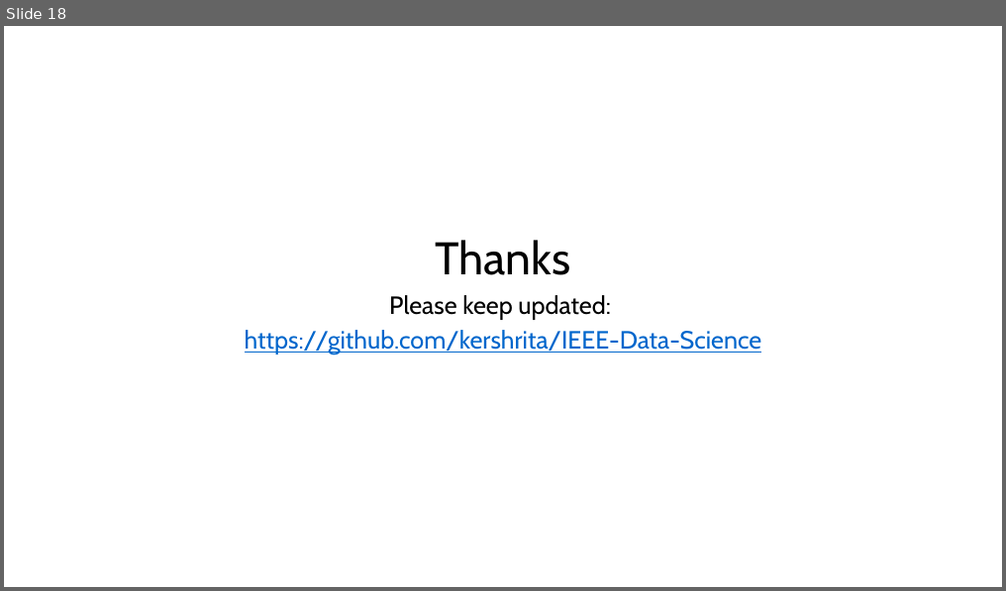
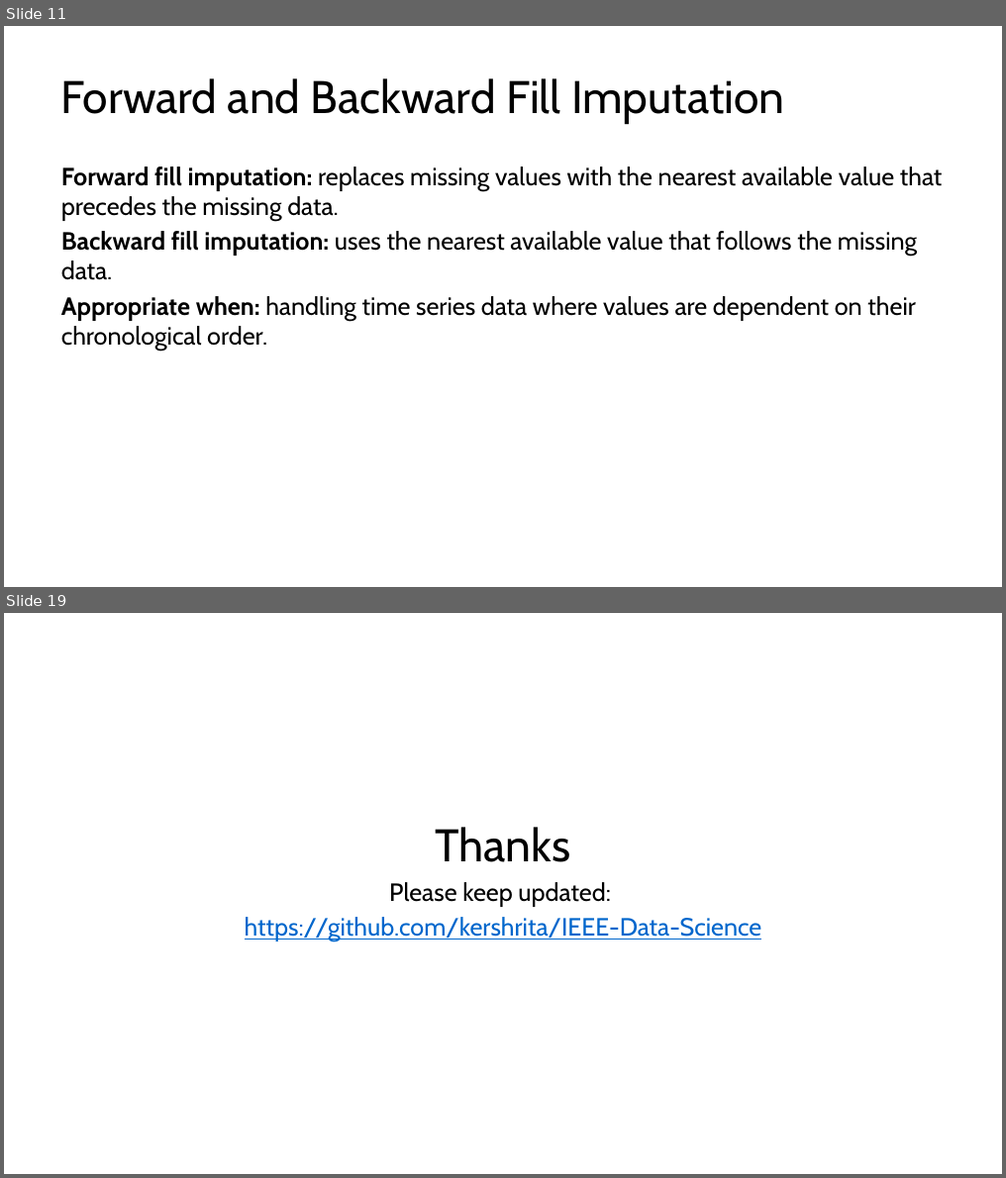
Before and after one commit to kershrita/Data-Science-Roadmap, a slide deck: slides/Session 04 - Planets with pandas & matplotlib.pptx. Shown one above the other, each under a label of ours: slide 18 before the commit, slides 11 and 19 after it; the slides between them are not shown. The pictures are 1006x591 and 1006x1178 pixels, drawn with LibreOffice and Linux fonts; fonts in the diff are those of the drawing. Boxes give left, top, right and bottom in pixels: in the first picture for what was removed or moved away, otherwise in the second. Text is boxed around its words. In the diff, an @@ line names an element or a change of style, - is before the commit and + after.

```diff
--- a/slides/Session 04 - Planets with pandas & matplotlib.pptx
+++ b/slides/Session 04 - Planets with pandas & matplotlib.pptx
@@ slide 11 added at box(4, 26, 1002, 587), background #FFFFFF @@
@@ title added at box(61, 78, 785, 124), 44 pt, text #000000 @@
+Forward and Backward Fill Imputation
@@ text added at box(61, 167, 943, 351), 24 pt, text #000000 @@
+Forward fill imputation: replaces missing values with the nearest available value that precedes the missing data.
+Backward fill imputation: uses the nearest available value that follows the missing data.
+Appropriate when: handling time series data where values are dependent on their chronological order.
@@ what was slide 18 is now slide 19 @@
```
Also in this commit, not shown: 4 slides changed, 13 other slides added, 13 slides removed.
